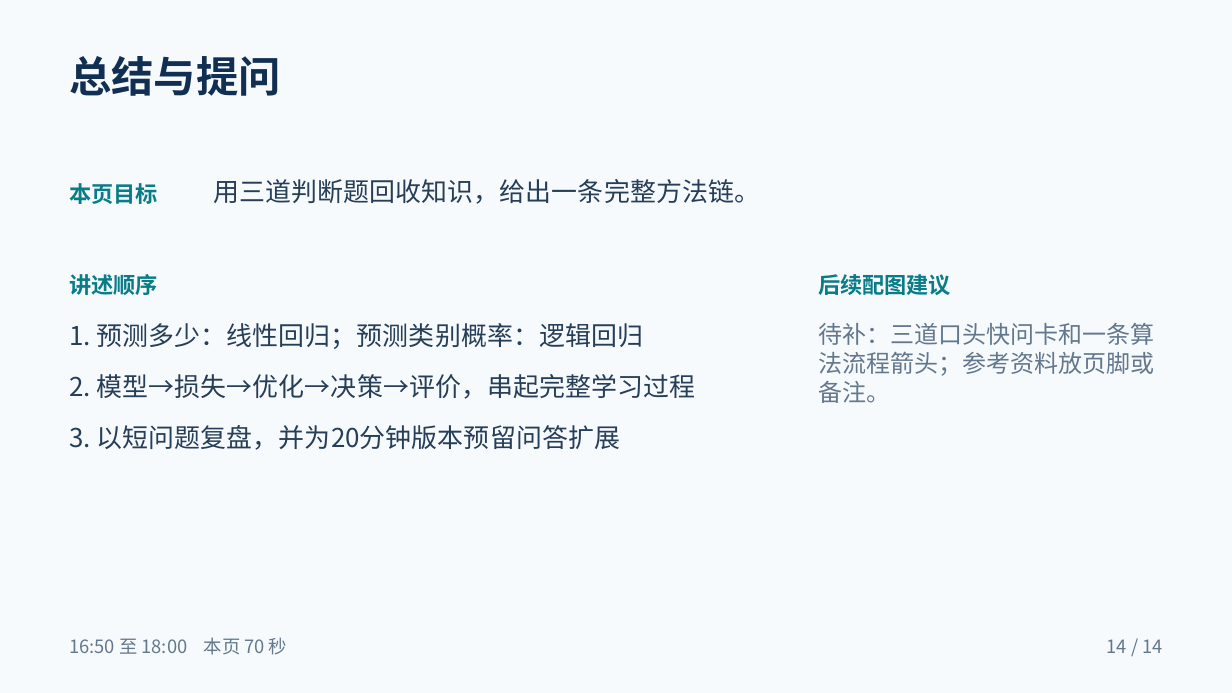
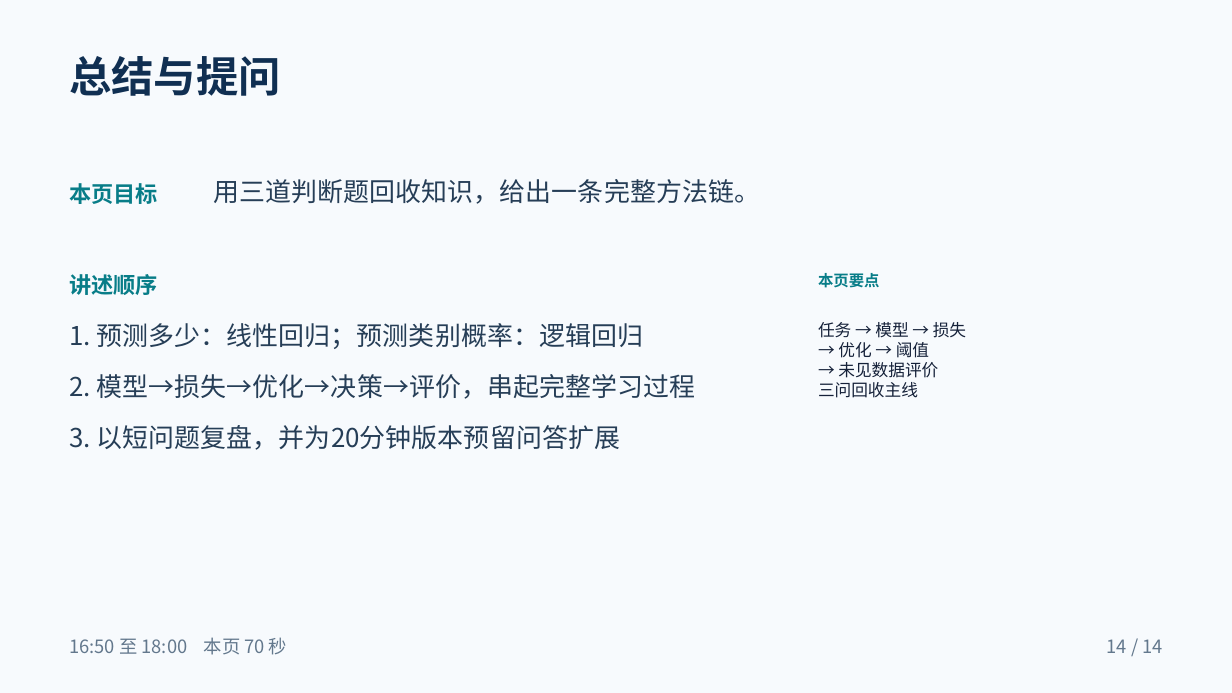
Before and after one commit to TOMBOSS885/AI-pre, a slide deck: slide 14 of downloads/线性回归与逻辑回归_PPT大纲.pptx. Drawn at 1232x693 pixels with LibreOffice and Linux fonts; fonts in the diff are those of the drawing. Boxes give left, top, right and bottom in pixels: in the first picture for what was removed or moved away, otherwise in the second. Text is boxed around its words. In the diff, an @@ line names an element or a change of style, - is before the commit and + after.

Commit message:
优化

```diff
--- a/downloads/线性回归与逻辑回归_PPT大纲.pptx
+++ b/downloads/线性回归与逻辑回归_PPT大纲.pptx
@@ text at [818, 273, 880, 288]: text changed; size 17.2 to 12 pt @@
-后续配图建议
+本页要点
@@ text at [818, 322, 966, 398]: text changed; size 18.8 to 13 pt; text colour #63788D to #152139 @@
-待补：三道口头快问卡和一条算
-法流程箭头；参考资料放页脚或
-备注。
+任务 → 模型 → 损失
+→ 优化 → 阈值
+→ 未见数据评价
+三问回收主线
```
Also in this commit, not shown: 13 other slides changed, 9 other files.
